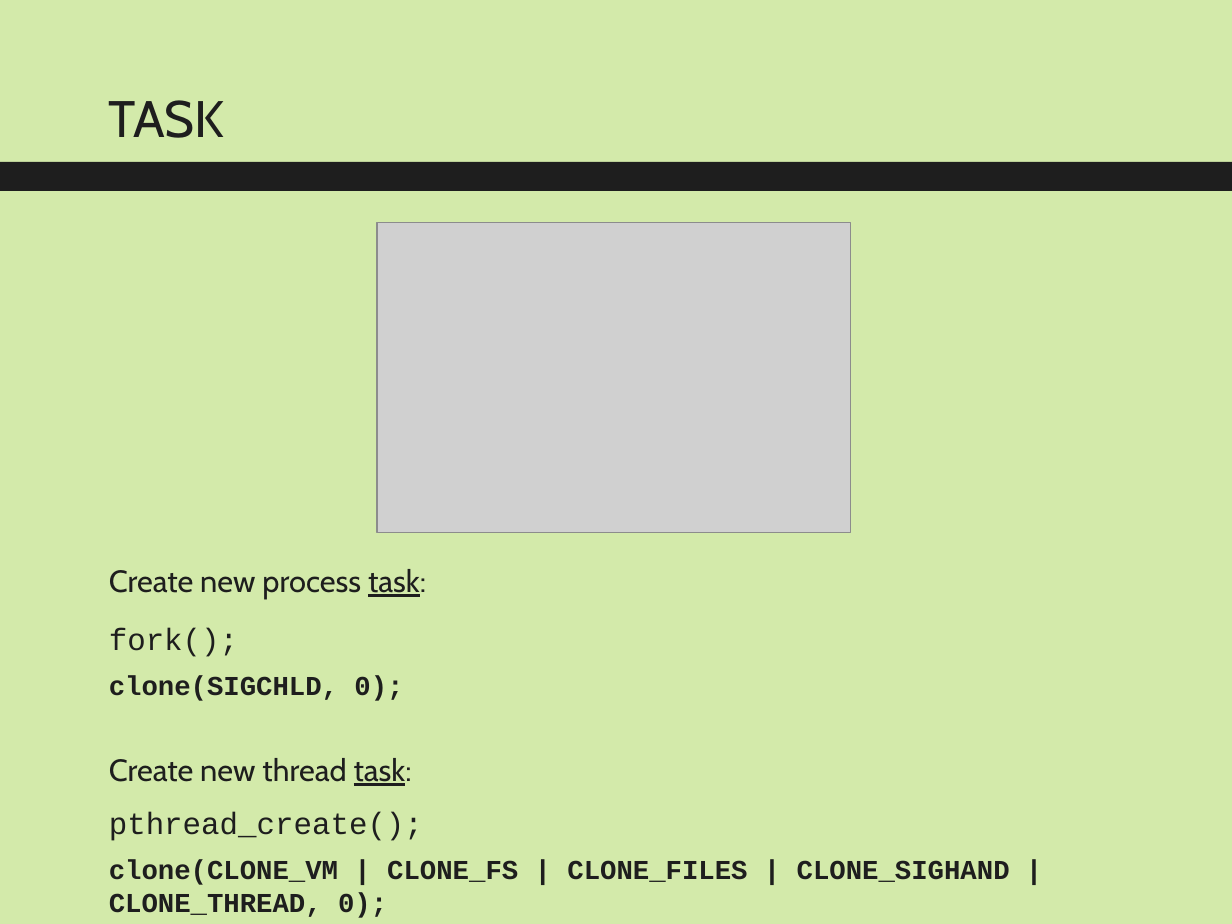
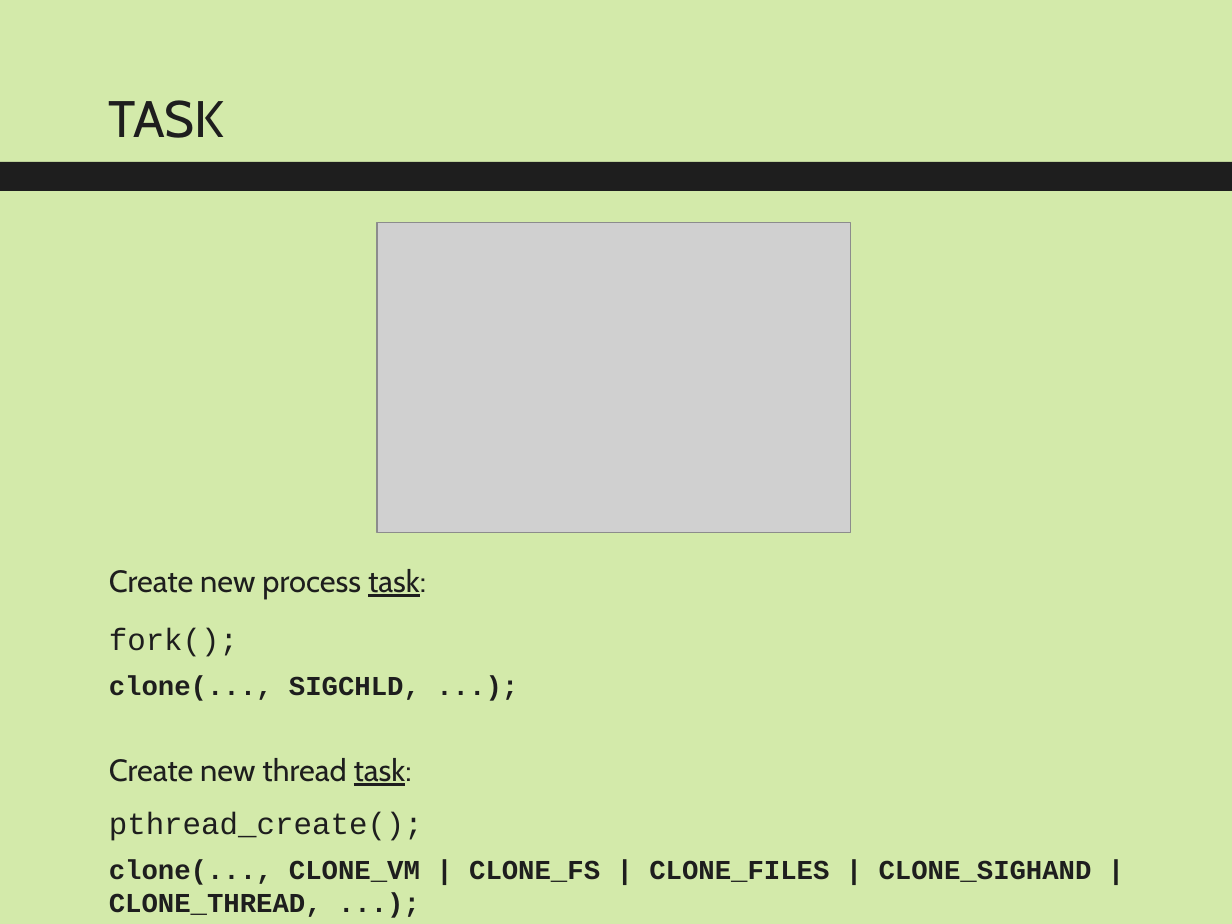
Before and after one commit to ArthurSamuelyan/Lecture01-LinuxTasks, a slide deck: slide 5 of Lecture/Lecture-01-Linux-tasks-and-scheduler.pptx. Drawn at 1232x924 pixels with LibreOffice and Linux fonts; fonts in the diff are those of the drawing; grey boxes stand for pictures. Boxes give left, top, right and bottom in pixels: in the first picture for what was removed or moved away, otherwise in the second. Text is boxed around its words. In the diff, an @@ line names an element or a change of style, - is before the commit and + after.

Commit message:
Lecture minor fix.

```diff
--- a/Lecture/Lecture-01-Linux-tasks-and-scheduler.pptx
+++ b/Lecture/Lecture-01-Linux-tasks-and-scheduler.pptx
@@ text at box(109, 675, 420, 701): text changed @@
-clone(SIGCHLD, 0);
+clone(..., SIGCHLD, ...);
@@ text at box(109, 860, 1092, 917): text changed @@
-clone(CLONE_VM | CLONE_FS | CLONE_FILES | CLONE_SIGHAND | CLONE_THREAD, 0);
+clone(..., CLONE_VM | CLONE_FS | CLONE_FILES | CLONE_SIGHAND | CLONE_THREAD, ...);
```
